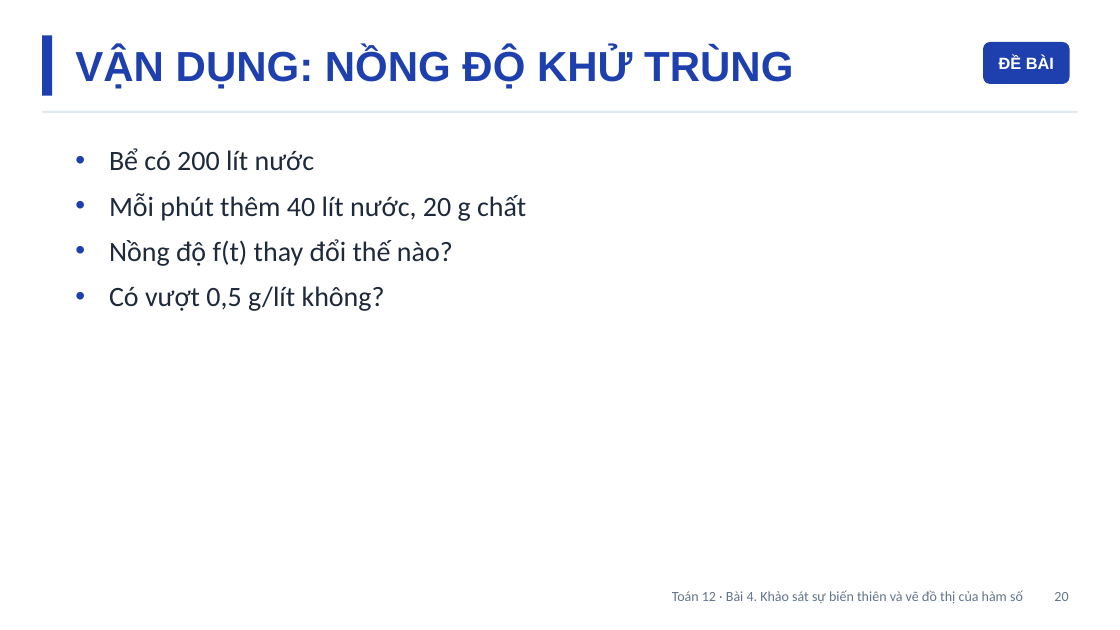
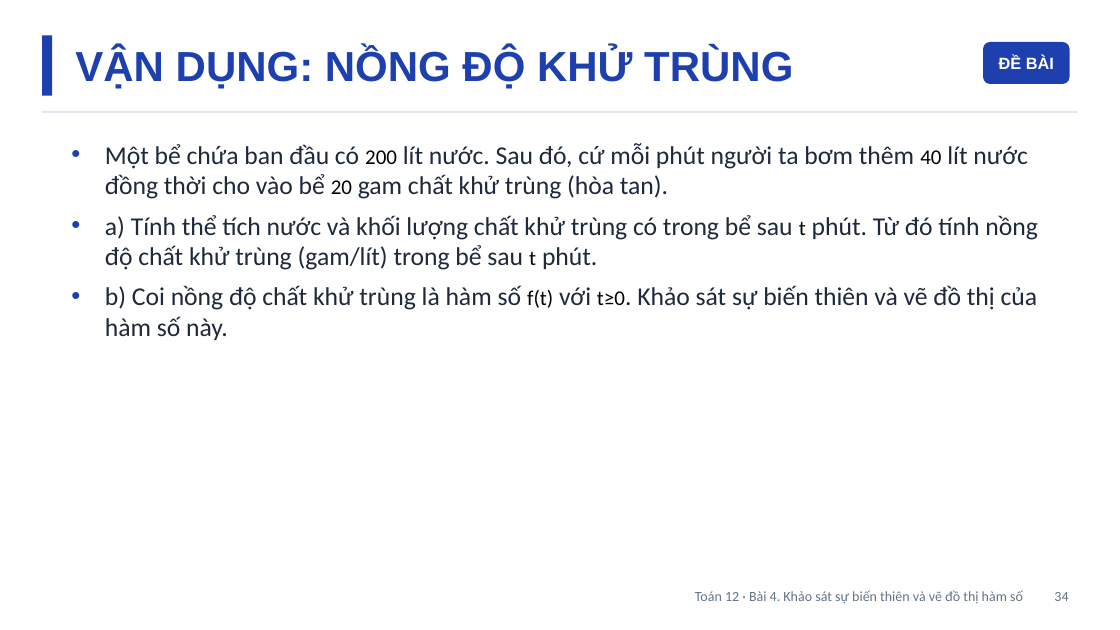
Before and after one commit to Trangtu66/Taode_thi_online, a slide deck: slide 34 of mon/toan/slide/lop12/Slide_TOAN12_Bai4_T14-18.pptx (slide 20 before the commit). Drawn at 1120x630 pixels with LibreOffice and Linux fonts; fonts in the diff are those of the drawing. Boxes give left, top, right and bottom in pixels: in the first picture for what was removed or moved away, otherwise in the second. Text is boxed around its words. In the diff, an @@ line names an element or a change of style, - is before the commit and + after.

```diff
--- a/mon/toan/slide/lop12/Slide_TOAN12_Bai4_T14-18.pptx
+++ b/mon/toan/slide/lop12/Slide_TOAN12_Bai4_T14-18.pptx
@@ text at (105,143,1038,340): text changed; size 24 to 22 pt @@
-• Bể có 200 lít nước
-• Mỗi phút thêm 40 lít nước, 20 g chất
-• Nồng độ f(t) thay đổi thế nào?
-• Có vượt 0,5 g/lít không?
+• Một bể chứa ban đầu có 200 lít nước. Sau đó, cứ mỗi phút người ta bơm thêm 40 lít nước đồng thời cho vào bể 20 gam chất khử trùng (hòa tan).
+• a) Tính thể tích nước và khối lượng chất khử trùng có trong bể sau t phút. Từ đó tính nồng độ chất khử trùng (gam/lít) trong bể sau t phút.
+• b) Coi nồng độ chất khử trùng là hàm số f(t) với t≥0. Khảo sát sự biến thiên và vẽ đồ thị của hàm số này.
@@ text at (695,590,1068,603): text changed @@
-Toán 12 · Bài 4. Khảo sát sự biến thiên và vẽ đồ thị của hàm số 20
+Toán 12 · Bài 4. Khảo sát sự biến thiên và vẽ đồ thị hàm số 34
```
Also in this commit, not shown: 22 other slides changed, 42 slides added, 1 slide removed.
